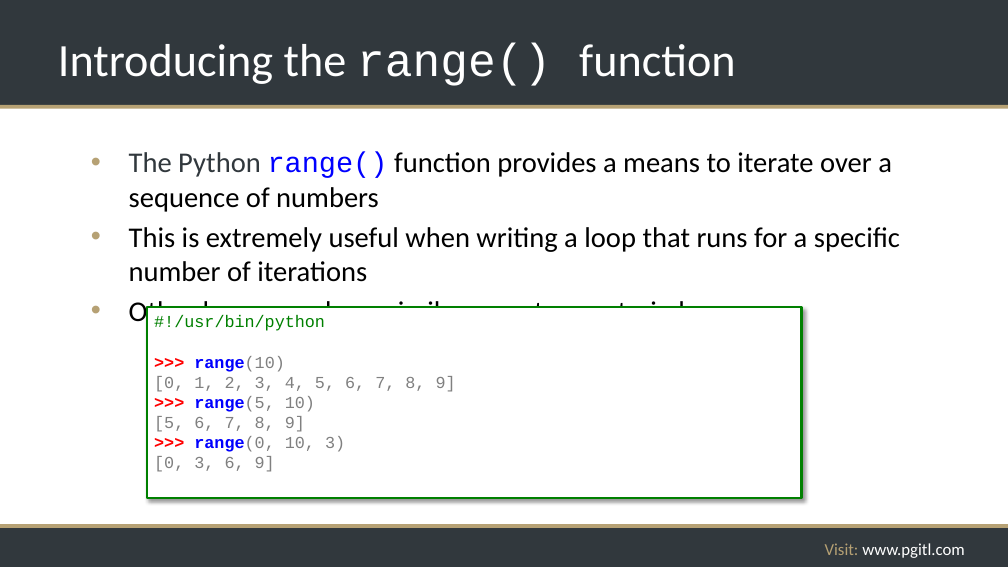
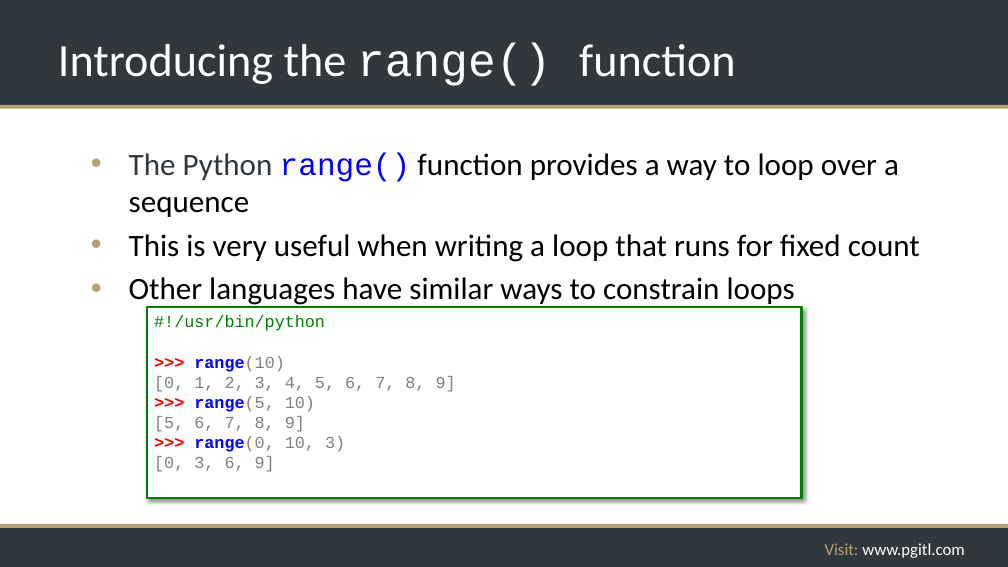
Before and after one commit to rikkouri/project-a, a slide deck: slide 101 of Programming Foundations.pptx (slide 100 before the commit). Drawn at 1008x567 pixels with LibreOffice and Linux fonts; fonts in the diff are those of the drawing; background and template pictures are left out. Boxes give left, top, right and bottom in pixels: in the first picture for what was removed or moved away, otherwise in the second. Text is boxed around its words. In the diff, an @@ line names an element or a change of style, - is before the commit and + after.

```diff
--- a/Programming Foundations.pptx
+++ b/Programming Foundations.pptx
@@ text at [129, 153, 920, 262]: text changed; size 27.2 to 29.6 pt @@
-• The Python range() function provides a means to iterate over a sequence of numbers
-• This is extremely useful when writing a loop that runs for a specific number of iterations
+• The Python range() function provides a way to loop over a sequence
+• This is very useful when writing a loop that runs for fixed count
@@ text at [129, 277, 795, 307]: size 27.2 to 29.6 pt in "Other languages have similar ways to constrain ..." @@
```
Also in this commit, not shown: 3 other slides changed, 1 slide added, 1 slide removed, 1 other file.
